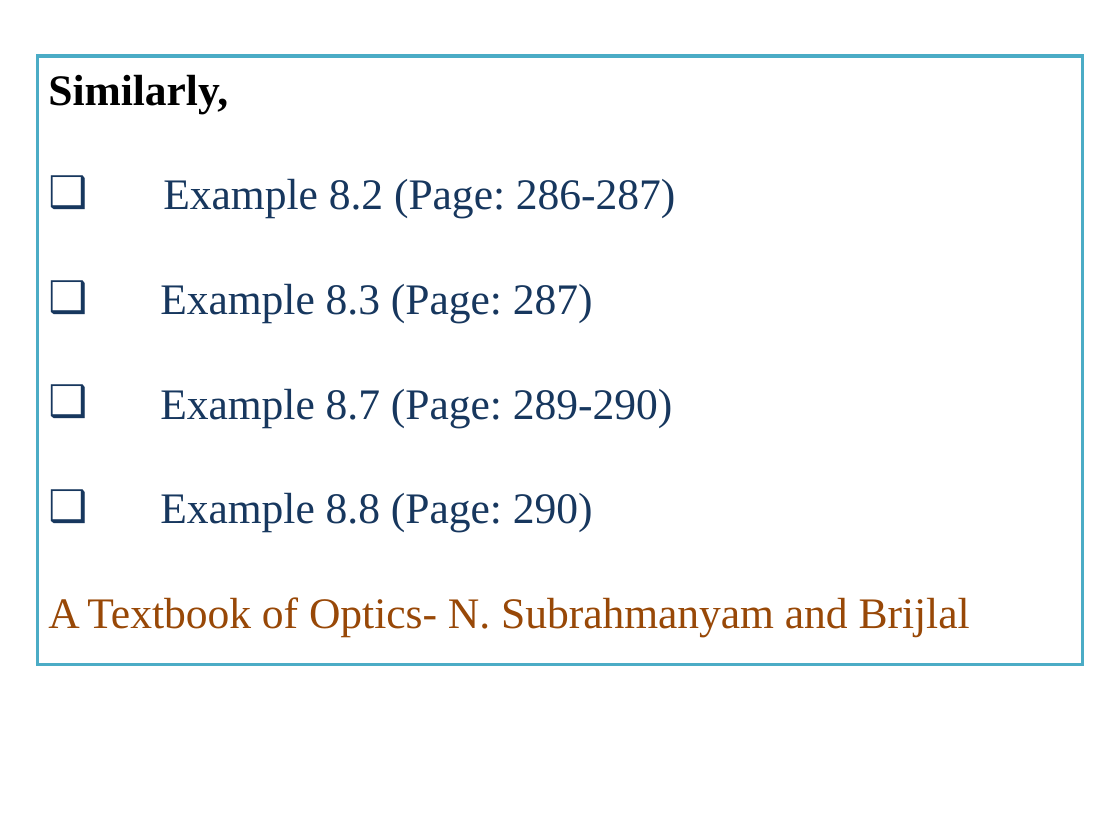
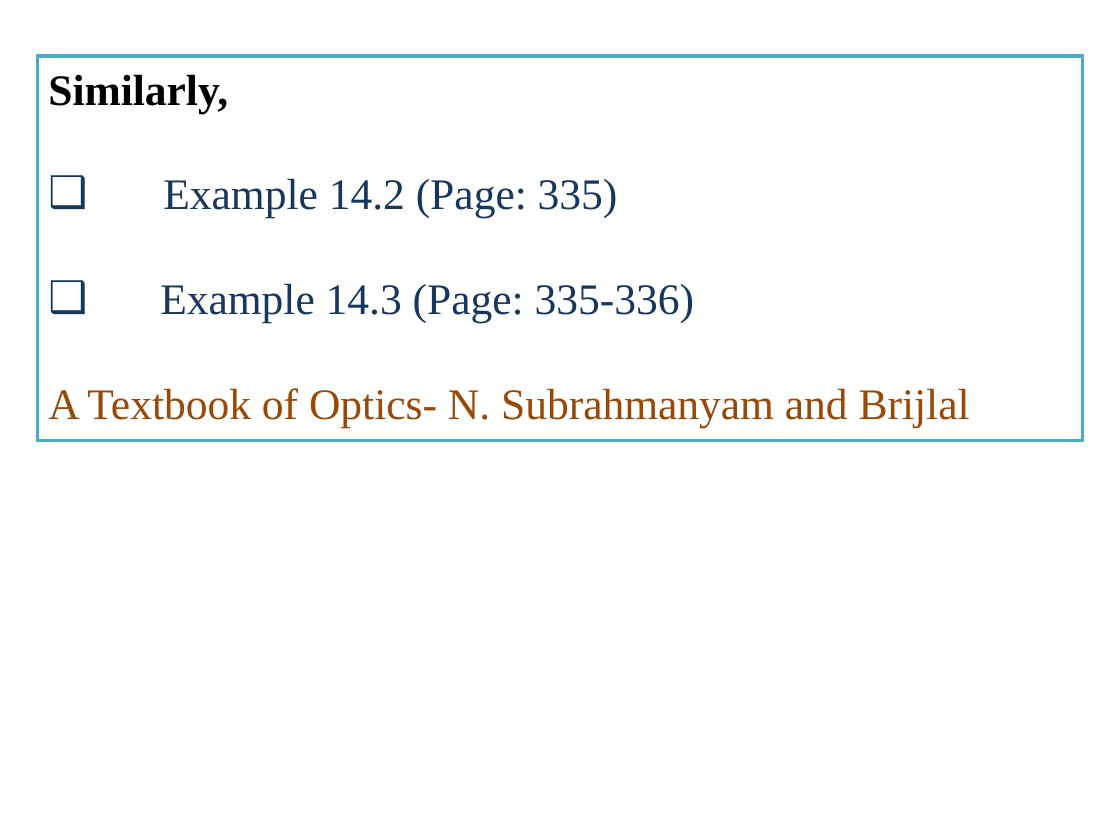
Before and after one commit to Montasirnafees/2---1, a slide deck: slide 13 of Phy 211/Optics/Optics-3. Young's Double Slit Experiment.ppt. Drawn at 1120x840 pixels with LibreOffice and Linux fonts; fonts in the diff are those of the drawing. Boxes give left, top, right and bottom in pixels: in the first picture for what was removed or moved away, otherwise in the second. Text is boxed around its words. In the diff, an @@ line names an element or a change of style, - is before the commit and + after.

```diff
--- a/Phy 211/Optics/Optics-3. Young's Double Slit Experiment.ppt
+++ b/Phy 211/Optics/Optics-3. Young's Double Slit Experiment.ppt
@@ rectangle "Similarly,": place and size @@
-rectangle "Similarly," at bbox=[37, 56, 1082, 664]
+rectangle "Similarly," at bbox=[37, 56, 1082, 441]
@@ text in rectangle at bbox=[160, 178, 694, 323]: text changed @@
-❑ Example 8.2 (Page: 286-287)
-❑ Example 8.3 (Page: 287)
-❑ Example 8.7 (Page: 289-290)
-❑ Example 8.8 (Page: 290)
+❑ Example 14.2 (Page: 335)
+❑ Example 14.3 (Page: 335-336)
```
Also in this commit, not shown: 10 other files.
